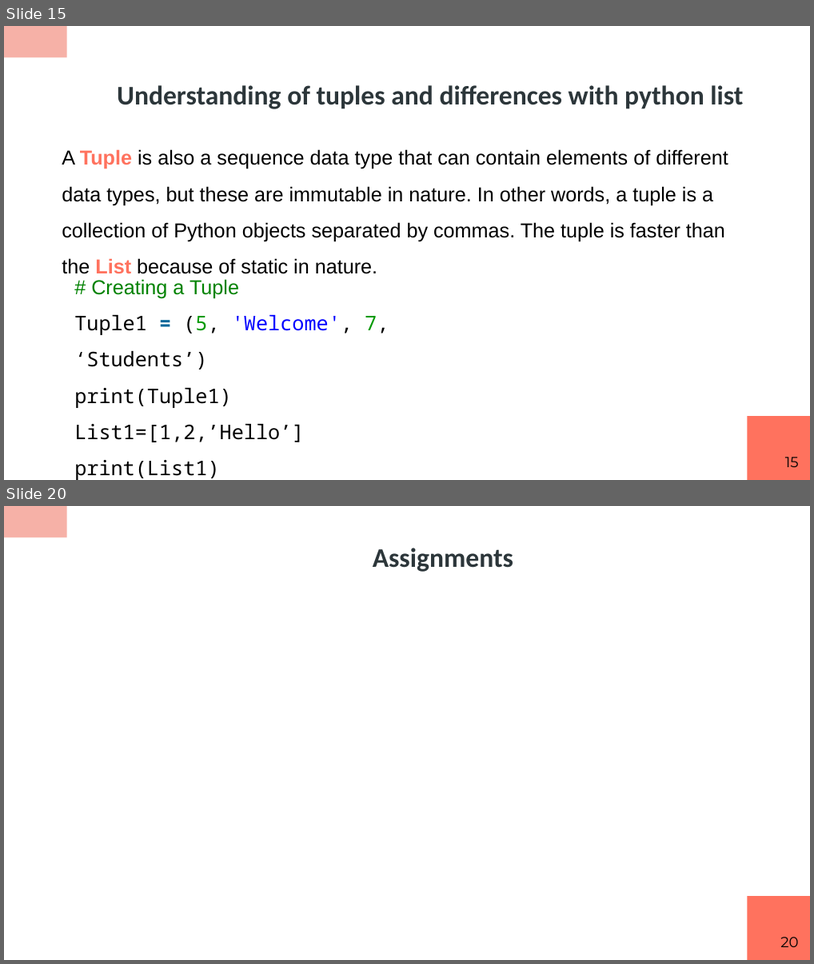
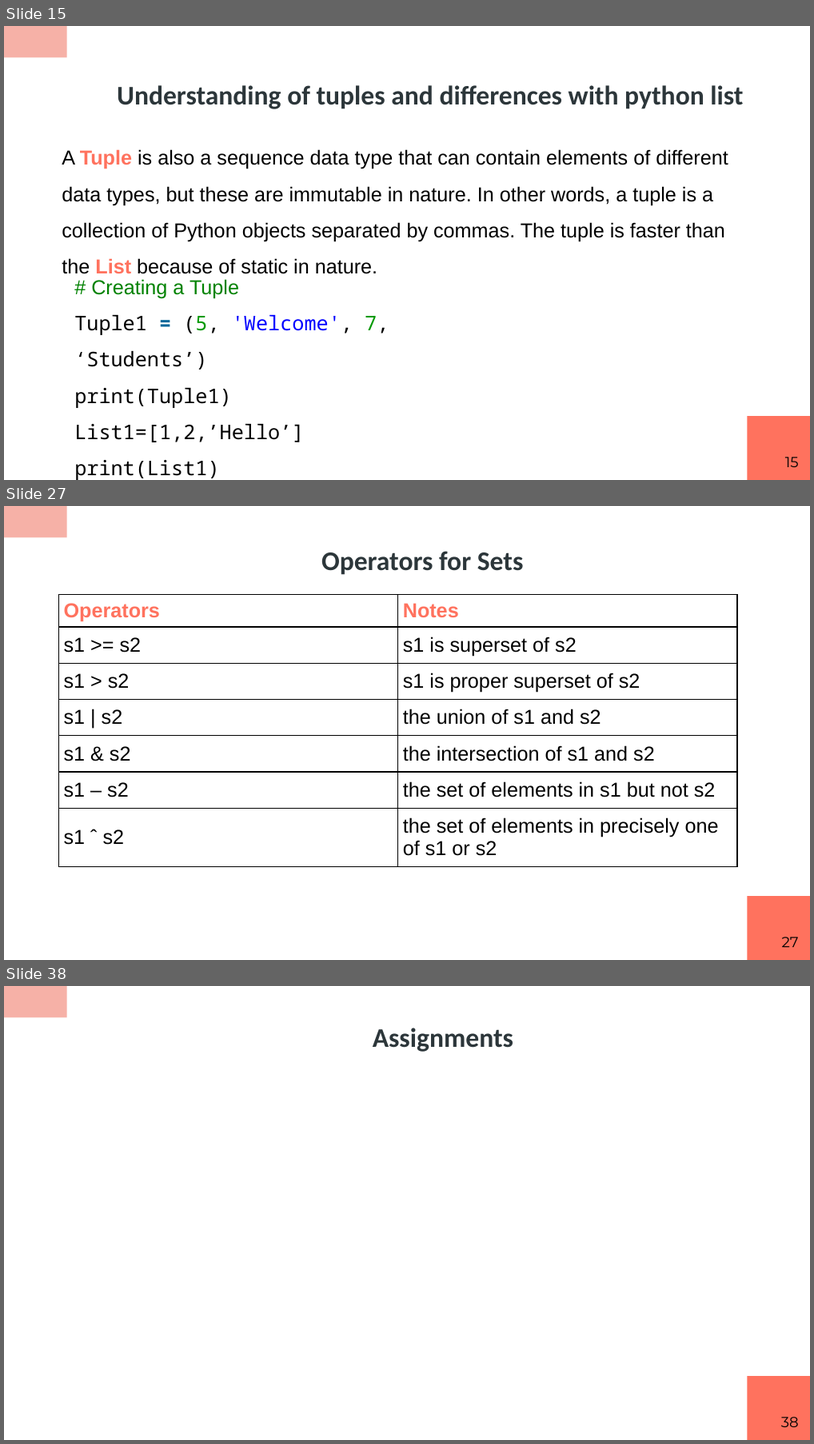
Before and after one commit to RashmivernekarN/ai_with_python_keonics, a slide deck: module2/ppt/Advanced Concepts Using Datastructures.pptx. Shown one above the other, each under a label of ours: slides 15 and 20 before the commit, slides 15, 27 and 38 after it; the slides between them are not shown. The pictures are 814x964 and 814x1444 pixels, drawn with LibreOffice and Linux fonts; fonts in the diff are those of the drawing. Boxes give left, top, right and bottom in pixels: in the first picture for what was removed or moved away, otherwise in the second. Text is boxed around its words. In the diff, an @@ line names an element or a change of style, - is before the commit and + after.

```diff
--- a/module2/ppt/Advanced Concepts Using Datastructures.pptx
+++ b/module2/ppt/Advanced Concepts Using Datastructures.pptx
@@ slide 27 added at (4,506,810,960), background #FFFFFF; not listed: 2 template elements that a slide beside it also shows @@
@@ title added at (322,551,524,575), 24 pt, text #2C363A, bold @@
+Operators for Sets
@@ table added at (59,595,738,880), 7 rows, 2 columns @@
+Operators | Notes
+s1 >= s2 | s1 is superset of s2
+s1 > s2 | s1 is proper superset of s2
+s1 | s2 | the union of s1 and s2
+s1 & s2 | the intersection of s1 and s2
+s1 – s2 | the set of elements in s1 but not s2
+s1 ˆ s2 | the set of elements in precisely one of s1 or s2
@@ page number added at (782,936,799,947), 13 pt, text #000000 @@
+27
@@ what was slide 20 is now slide 38 @@
@@ page number at (782,1416,799,1427): text changed @@
-20
+38
```
Also in this commit, not shown: 5 slides changed, 17 other slides added, 2 other files.
